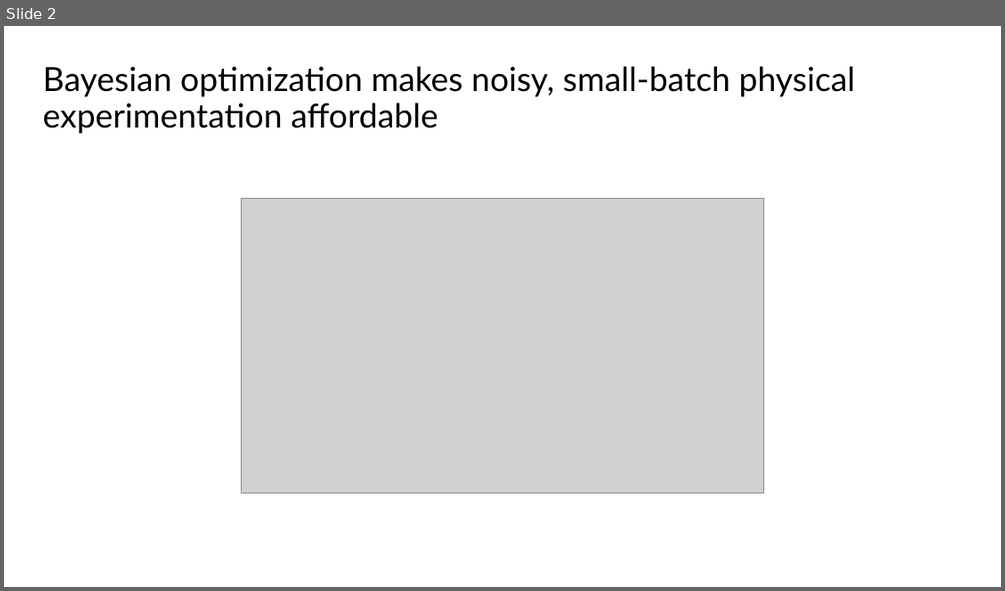
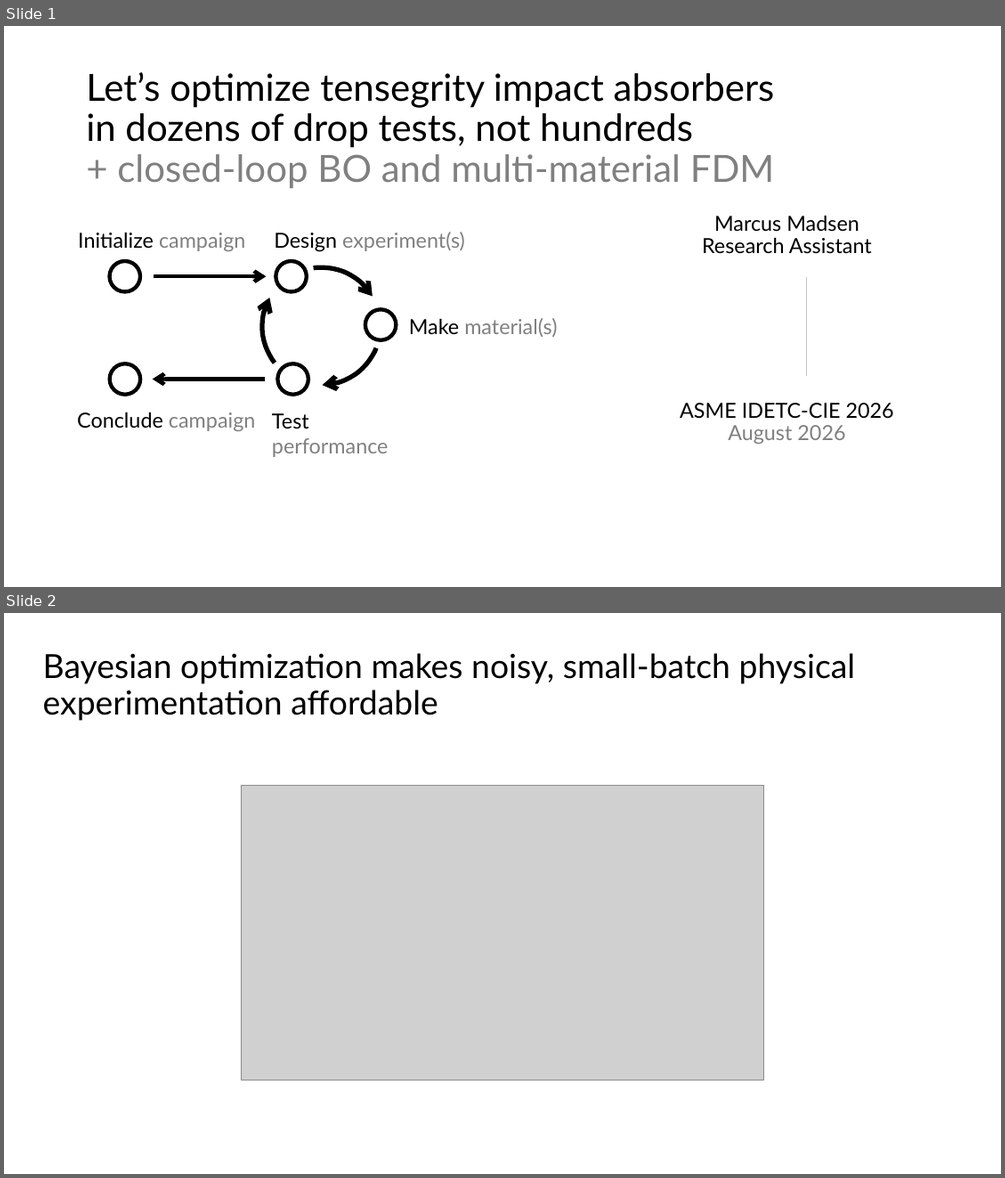
Before and after one commit to vertical-cloud-lab/tensegrity-optimization, a slide deck: presentation/emc2026-idetc-demo.pptx. Shown one above the other, each under a label of ours: slide 2 before the commit, slides 1 and 2 after it. The pictures are 1005x591 and 1005x1178 pixels, drawn with LibreOffice and Linux fonts; fonts in the diff are those of the drawing; grey boxes stand for pictures; background and template pictures are left out. Boxes give left, top, right and bottom in pixels: in the first picture for what was removed or moved away, otherwise in the second. Text is boxed around its words. In the diff, an @@ line names an element or a change of style, - is before the commit and + after.

```diff
--- a/presentation/emc2026-idetc-demo.pptx
+++ b/presentation/emc2026-idetc-demo.pptx
@@ slide 1 added at <box>4,26,1001,587</box>, background #FFFFFF @@
@@ text added at <box>86,72,775,188</box>, 36 pt, text #000000 @@
+Let’s optimize tensegrity impact absorbers
+in dozens of drop tests, not hundreds
++ closed-loop BO and multi-material FDM
@@ text added at <box>680,215,894,443</box>, 20 pt, text #000000 @@
+Marcus Madsen
+Research Assistant
+ASME IDETC-CIE 2026
+August 2026
@@ line added from (807, 276) to (807, 375), #BFBFBF 1.5 pt @@
@@ group added at <box>77,232,557,457</box>: 5 texts, 5 ellipses, 3 freeform shapes, 2 arrows @@
+Test performance
+Design experiment(s)
+Make material(s)
+Initialize campaign
+Conclude campaign
```
Also in this commit, not shown: 1 slide removed, 38 other files.
